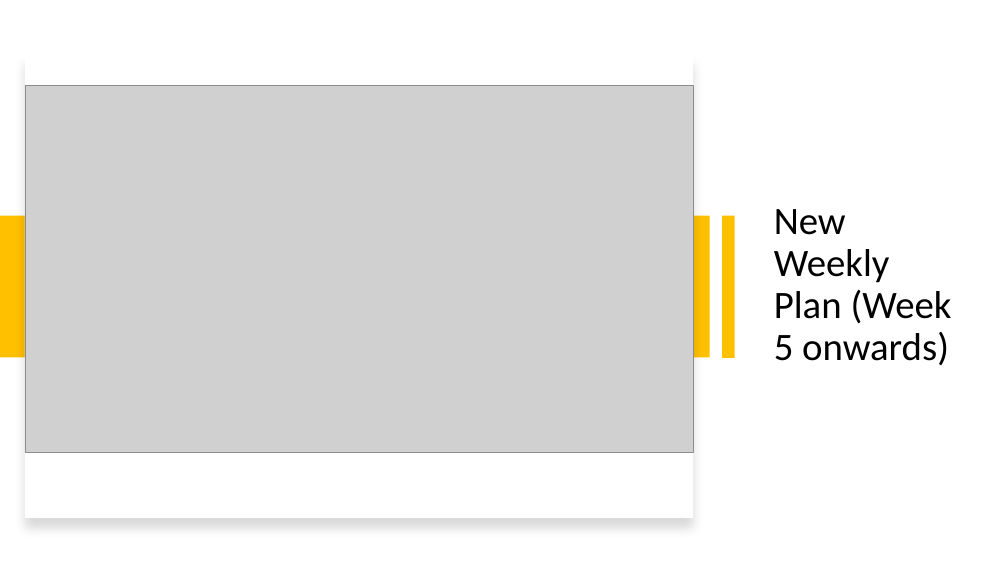
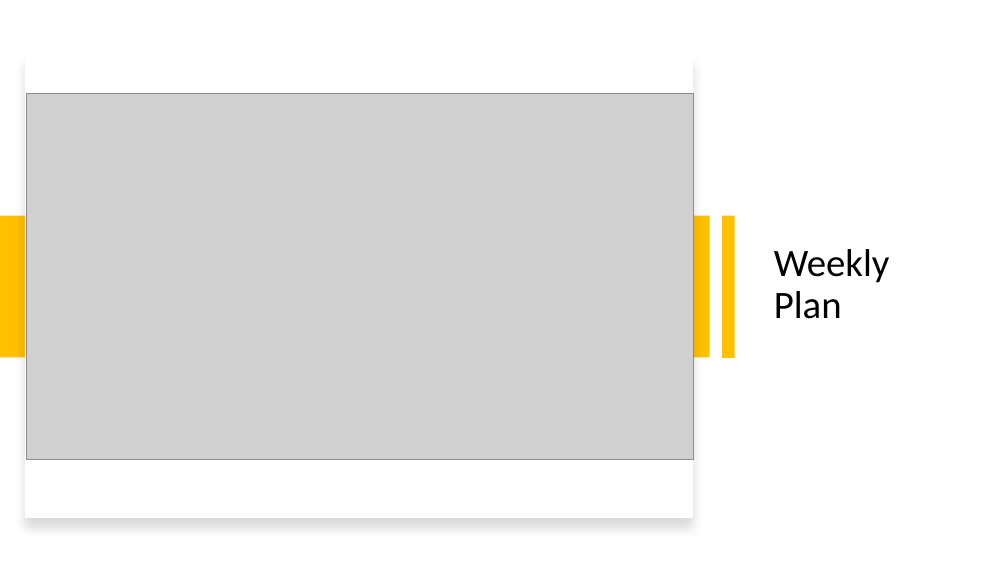
Before and after one commit to GavinAren/SnowflakeEmployeeDataEndpointProjectBackup, a slide deck: slide 9 of Final InStep Presentation.pptx (slide 7 before the commit). Drawn at 1008x567 pixels with LibreOffice and Linux fonts; fonts in the diff are those of the drawing; grey boxes stand for pictures. Boxes give left, top, right and bottom in pixels: in the first picture for what was removed or moved away, otherwise in the second. Text is boxed around its words. In the diff, an @@ line names an element or a change of style, - is before the commit and + after.

```diff
--- a/Final InStep Presentation.pptx
+++ b/Final InStep Presentation.pptx
@@ picture: place and size @@
-picture at (25,85,693,452)
+picture at (26,93,694,460)
@@ title at (774,249,890,319): text changed @@
-New Weekly Plan (Week 5 onwards)
+Weekly Plan
```
Also in this commit, not shown: 5 other slides changed, 2 slides added, 1 slide removed, 1 other file.
